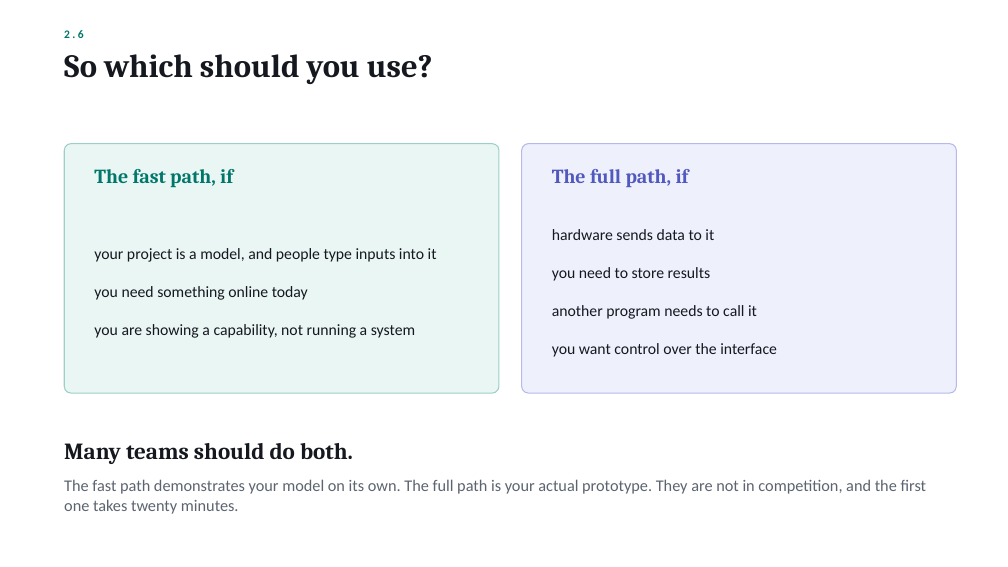
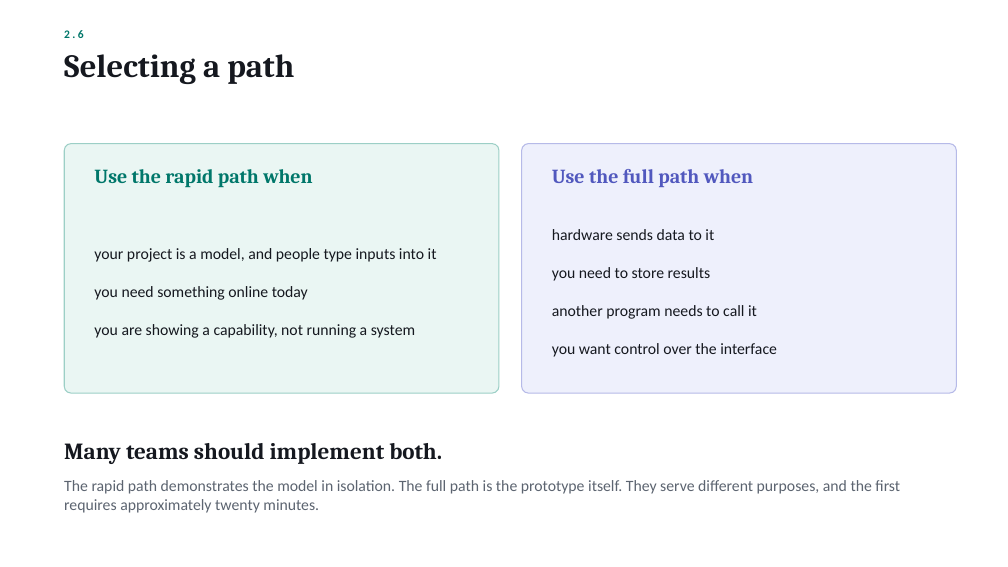
Before and after one commit to Shamsu3100/demon-, a slide deck: slide 34 of Nexus_Workshop_Deck.pptx (slide 32 before the commit). Drawn at 1008x567 pixels with LibreOffice and Linux fonts; fonts in the diff are those of the drawing. Boxes give left, top, right and bottom in pixels: in the first picture for what was removed or moved away, otherwise in the second. Text is boxed around its words. In the diff, an @@ line names an element or a change of style, - is before the commit and + after.

```diff
--- a/Nexus_Workshop_Deck.pptx
+++ b/Nexus_Workshop_Deck.pptx
@@ text at [64,54,294,84]: text changed @@
-So which should you use?
+Selecting a path
@@ text at [94,169,312,188]: text changed @@
-The fast path, if
+Use the rapid path when
@@ text at [552,169,754,187]: text changed @@
-The full path, if
+Use the full path when
@@ text at [64,443,442,464]: text changed @@
-Many teams should do both.
+Many teams should implement both.
@@ text at [64,480,900,513]: text changed; size 15.5 to 15 pt @@
-The fast path demonstrates your model on its own. The full path is your actual prototype. They are not in competition, and the first one takes twenty minutes.
+The rapid path demonstrates the model in isolation. The full path is the prototype itself. They serve different purposes, and the first requires approximately twenty minutes.
```
Also in this commit, not shown: 27 other slides changed, 3 slides added, 1 slide removed, 5 other files.
